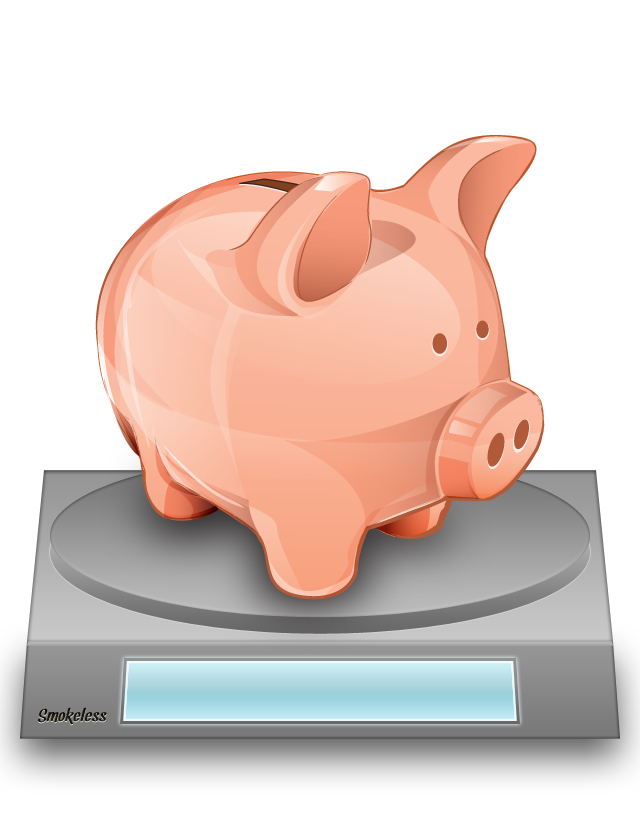
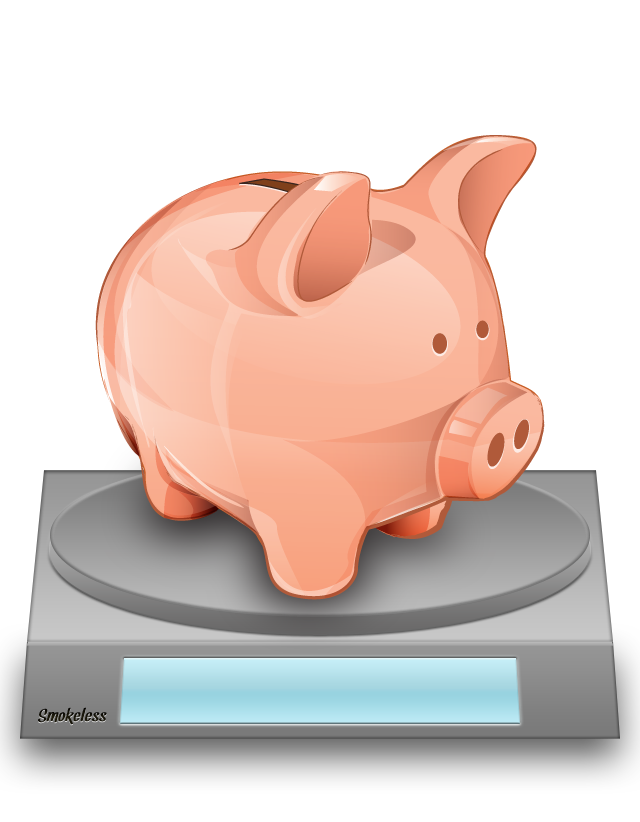
Two versions of the same layered image (640 × 822). Layer-by-layer changes:
painted on "Shape 7 copy" over box(50, 473, 590, 552)
